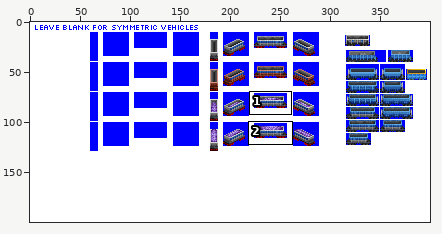
One commit to this sprite sheet: src/graphics/pony/hopper_car_pony_gen_5C.png. The picture above shows the old version from afar; the outline marks the close-up.
Close-up. First the earlier version:
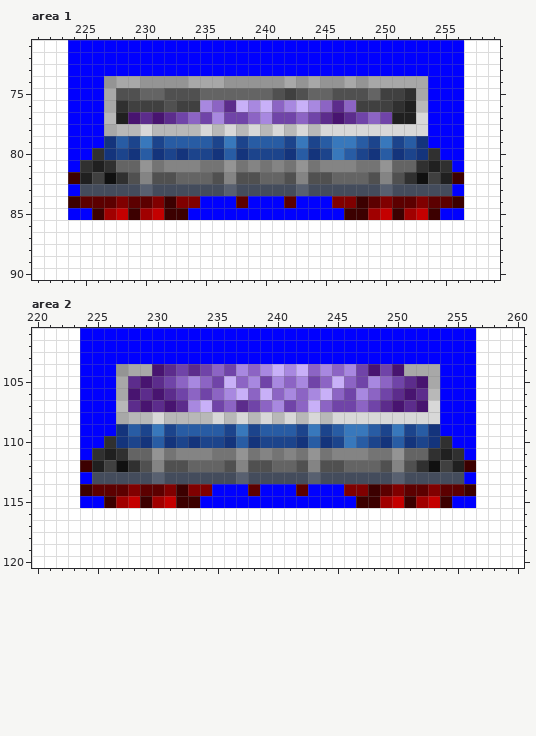
The file is 400x200 pixels. Shown: area 1: x 221..259, y 71..90; area 2: x 220..260, y 101..120. The commit also changed other parts of the picture, which this record leaves out.
And afterwards:
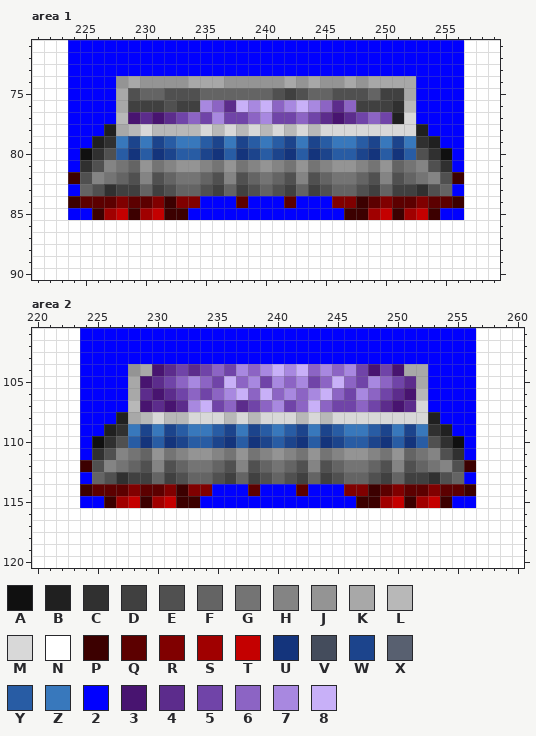
Palette (. is transparent): A #101010  B #202020  C #303030  D #404040  E #505050  F #646464  G #747474  H #848484  J #949494  K #a8a8a8  L #b8b8b8  M #d8d8d8  N #ffffff  P #3c0000  Q #5c0000  R #800000  S #a00000  T #c40000  U #14347c  V #444c5c  W #1c448c  X #586070  Y #285ca4  Z #3878bc  2 #0000ff  3 #481470  4 #5c2c8c  5 #7044a8  6 #8c64c4  7 #a888e0  8 #c8b0f8
From old to new:
--- area 1
@@ x 221..259 @@
 73 NNN222222222222222222222222222222222NNN
-74 NNN222JKKJJJJKKKJJJJJKJKJJKJKKKKK222NNN
-75 NNN222KEEFFEEEFFFFFFEDEFFEEEFDDCK222NNN
-76 NNN222KCDDDEDD7648786787646DDDCBL222NNN
-77 NNN222LB3434565755675565434565BBM222NNN
-78 NNN222KLLMLLLLMLMLMLMLMLMMMMMMMMM222NNN
-79 NNN222UYWZWYYYYWZWYYYWZWYZZYWZWYU222NNN
-80 NNN22CUWUYUWUWWUYUWWWUYUWZYWUYUWUC22NNN
-81 NNN2CBCFFJGHHHGGJGHGHGJGHHHGGJFFCBC2NNN
-82 NNNPBDACEHEEFFFEHEEFFEHEEFFFEHECADBPNNN
-83 NNN2VVVVVXVVVVVVXVVVVVXVVVVVVXVVVVV2NNN
+74 NNN2222JKJJJJKKKJJJJJKJKJJKJKKKK2222NNN
+75 NNN2222KEFFEEEFFFFFFEDEFFEEEFDDK2222NNN
+76 NNN2222KDDDEDD7648786787646DDDCL2222NNN
+77 NNN2222L3434565755675565434565BM2222NNN
+78 NNN222BKLMLLLLMLMLMLMLMLMMMMMMMMB222NNN
+79 NNN22BCZWZWYZZYWZWYZYWZWYZZYWZWZCB22NNN
+80 NNN2ACEYUYUWYYWUYUWYWUYUWYYWUYUYECA2NNN
+81 NNN2CEHGFJGHJJHGJGHJHGJGHJJHGJFGHEC2NNN
+82 NNNPEHGFEHEFGGFEHEFGFEHEFGGFEHEFGHEPNNN
+83 NNN2FECDDFDEFFEDFDEFEDFDEFFEDFDDCEF2NNN
 84 NNNPQQQRQQRPRR222Q222Q222RRPQRQQRQQPNNN
--- area 2
@@ x 220..260 @@
 103 NNNN222222222222222222222222222222222NNNN
-104 NNNN222JKK345456576787867675353KKK222NNNN
-105 NNNN222K4345676586757675686576543K222NNNN
-106 NNNN222K3434565678686767865765434L222NNNN
-107 NNNN222L4343478564567568655654343M222NNNN
-108 NNNN222KLLMLLLLMLMLMLMLMLMMMMMMMMM222NNNN
-109 NNNN222UYWZWYYYYWZWYYYWZWYZZYWZWYU222NNNN
-110 NNNN22CUWUYUWUWWUYUWWWUYUWZYWUYUWUC22NNNN
-111 NNNN2CBCFFJGHHHGGJGHGHGJGHHHGGJFFCBC2NNNN
-112 NNNNPBDACEHEEFFFEHEEFFEHEEFFFEHECADBPNNNN
-113 NNNN2VVVVVXVVVVVVXVVVVVXVVVVVVXVVVVV2NNNN
+104 NNNN2222JK345456576787867675353KK2222NNNN
+105 NNNN2222K34567658675767568657654K2222NNNN
+106 NNNN2222K43456567868676786576543L2222NNNN
+107 NNNN2222L34347856456756865565434M2222NNNN
+108 NNNN222BKLMLLMMMLMLMMMLMLMMMMMMMMB222NNNN
+109 NNNN22BCZWZWYZZYWZWYZYWZWYZZYWZWZCB22NNNN
+110 NNNN2ACEYUYUWYYWUYUWYWUYUWYYWUYUYECA2NNNN
+111 NNNN2CEHGFJGHJJHGJGHJHGJGHJJHGJFGHEC2NNNN
+112 NNNNPEHGFEHEFGGFEHEFGFEHEFGGFEHEFGHEPNNNN
+113 NNNN2FECDDFDEFFEDFDEFEDFDEFFEDFDDCEF2NNNN
 114 NNNNPQQQRQQRPRR222Q222Q222RRPQRQQRQQPNNNN
Pixel boxes of the changes (left, top, right, bottom) in both close-ups:
changed: (80, 76, 452, 196)
changed: (92, 364, 464, 484)
